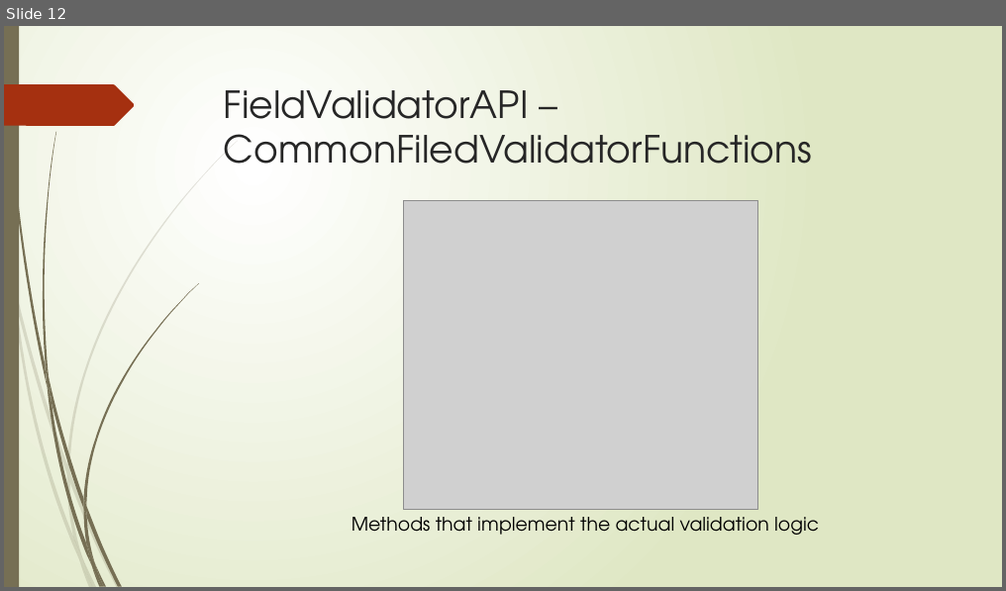
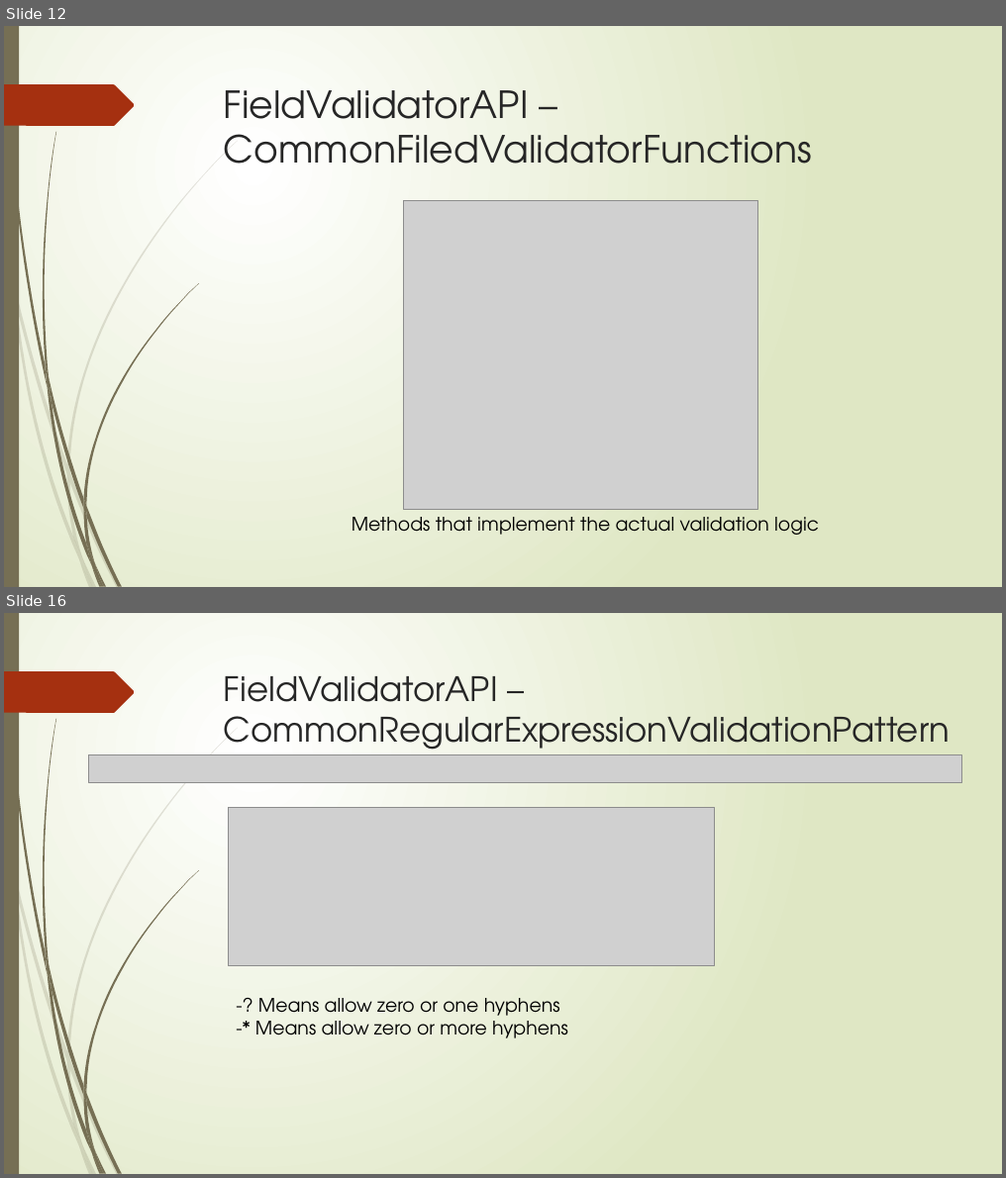
Before and after one commit to kenshih1989/CSharp_Delegates_ClubMembershipApplication, a slide deck: Cycling Club Registration App Note.pptx. Shown one above the other, each under a label of ours: slide 12 before the commit, slides 12 and 16 after it; the slides between them are not shown. The pictures are 1006x591 and 1006x1178 pixels, drawn with LibreOffice and Linux fonts; fonts in the diff are those of the drawing; grey boxes stand for pictures. Boxes give left, top, right and bottom in pixels: in the first picture for what was removed or moved away, otherwise in the second. Text is boxed around its words. In the diff, an @@ line names an element or a change of style, - is before the commit and + after.

```diff
--- a/Cycling Club Registration App Note.pptx
+++ b/Cycling Club Registration App Note.pptx
@@ slide 16 added at <box>4,613,1002,1174</box>, background gradient #FFFFFF to #DFE8C4; not listed: 24 template elements that a slide beside it also shows @@
@@ title added at <box>224,676,498,717</box>, 32.4 pt, text #262626 @@
+FieldValidatorAPI –
+CommonRegularExpressionValidationPatterns
@@ picture added at <box>88,755,962,783</box> @@
@@ picture added at <box>229,807,715,965</box> @@
@@ text added at <box>255,998,568,1039</box>, 18 pt, text #000000 @@
+-? Means allow zero or one hyphens
+-* Means allow zero or more hyphens
```
Also in this commit, not shown: 1 slide changed, 4 other slides added, 23 other files.
